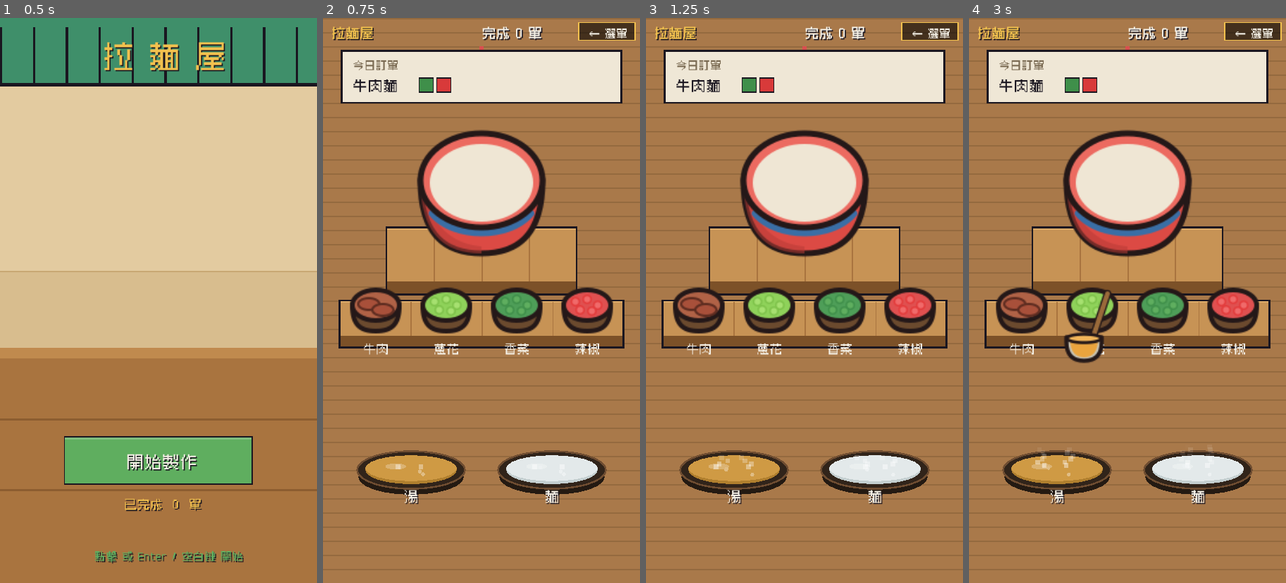
Above: before the commit, frames 1-4 (left to right).
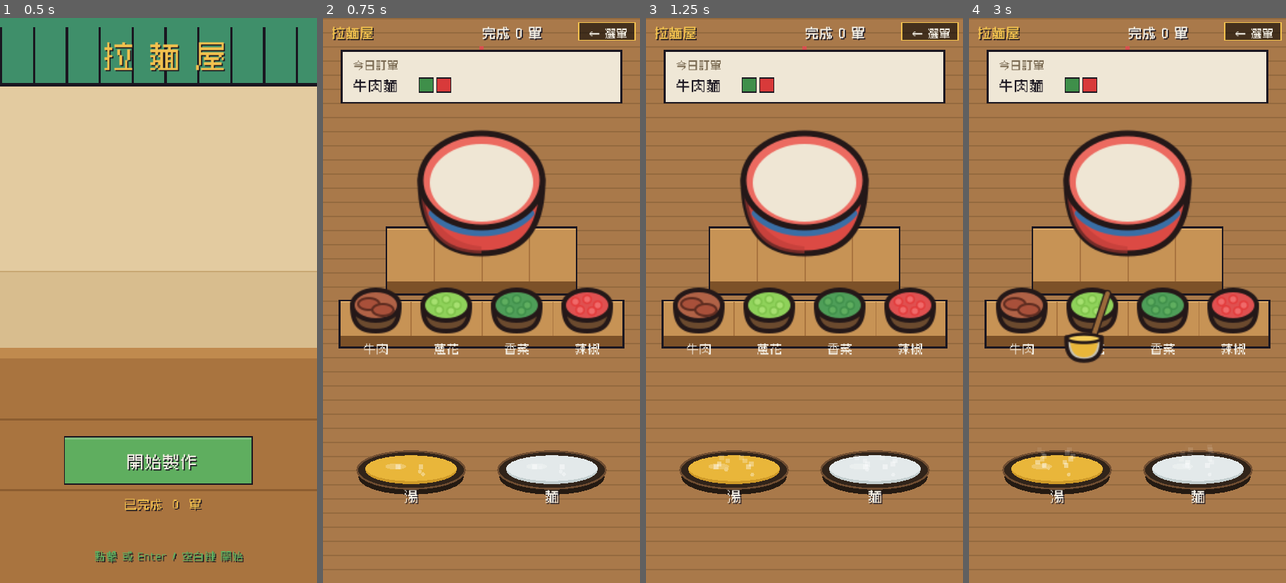
Above: after the commit, the same moments.

Repository: meloalright/ramen-ya
Game: Godot game, scene res://scenes/Menu.tscn
Same seed, same stepped clock (60 frames per second), same inputs: the game is played once before the commit and once after it.
Inputs (mouse positions are in pixels of both pictures, inside the frame that each line leads up to):
- Up to frame 1 (0.5 s): no input
- Up to frame 2 (0.75 s): tap Enter at 0.5 s; move the mouse to (551, 272) at 0.52 s; hold D from 0.53 s (still down); tap M at 0.6 s; click (551, 272) at 0.67 s
- Up to frame 3 (1.25 s): keep holding D; tap Space at 0.77 s
- Up to frame 4 (3 s): release D at 1.25 s; drag from (1064, 328) to (1111, 413) at 1.27 s; tap Space at 2 s; move the mouse to (1159, 176) at 2.02 s; hold D 2.03-2.75 s; tap Enter at 2.1 s; drag from (1111, 413) to (1032, 215) at 2.77 s

Frame 1 is identical in both runs. In frame 2, 1.1% of the frame differs, in the area x 13-43%, y 77-83%; in frame 3, 1.0%; in frame 4, 1.1%.

Commit message:
tweak(cook): yellow oily broth colour across pot, ladle and bowl
Shifted the broth from amber/orange to a yellower oily tone (C_SOUP, td_broth,
td_pot_soup ladle, td_vat_soup) and added a few oil droplets to the bowl broth.

Co-Authored-By: Claude Opus 4.8 (1M context) <noreply@anthropic.com>

Diff:
--- a/scripts/Main.gd
+++ b/scripts/Main.gd
@@ -54,7 +54,7 @@
 const COL_POT_D    := Color("332f3a")
 
 # ingredient colors
-const C_SOUP    := Color("cf9a44")   # golden broth
+const C_SOUP    := Color("e9b63a")   # yellow oily broth
 const C_NOODLE  := Color("f0e0a8")
 const C_BEEF    := Color("a8503c")
 const C_BEEF_HI := Color("c46a52")
@@ -861,7 +861,7 @@
 func _draw_pot_mouth(c: Vector2, item: String) -> void:
 	# a broth/water surface sunk into the counter; the pot body is off-frame below
 	var broth: Color = C_SOUP if item == "soup" else Color("e3e9ea")
-	var broth_d: Color = Color("b07f2e") if item == "soup" else Color("c4cfd0")
+	var broth_d: Color = Color("cf9a28") if item == "soup" else Color("c4cfd0")
 	# a little of the near wall under the front rim (hint of depth)
 	_fill_ellipse(Vector2(c.x, c.y + 6), 45, 15, Color("241a12"))
 	# recessed rim
Binary file changed: assets/cook/td_broth.png
Binary file changed: assets/cook/td_pot_soup.png
Binary file changed: assets/cook/td_vat_soup.png
Not shown, changed: assets/cook/gen_svg.py
